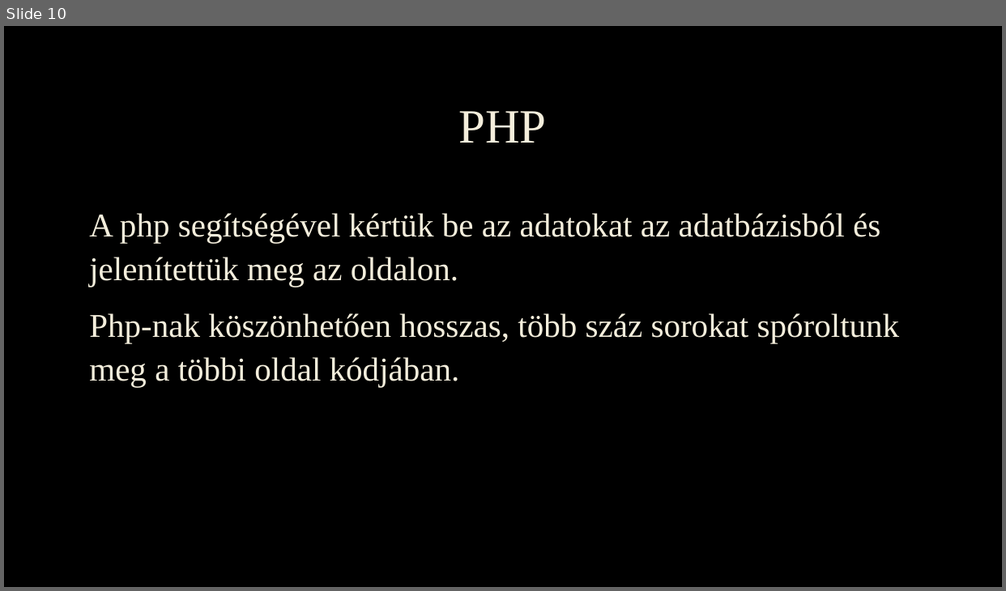
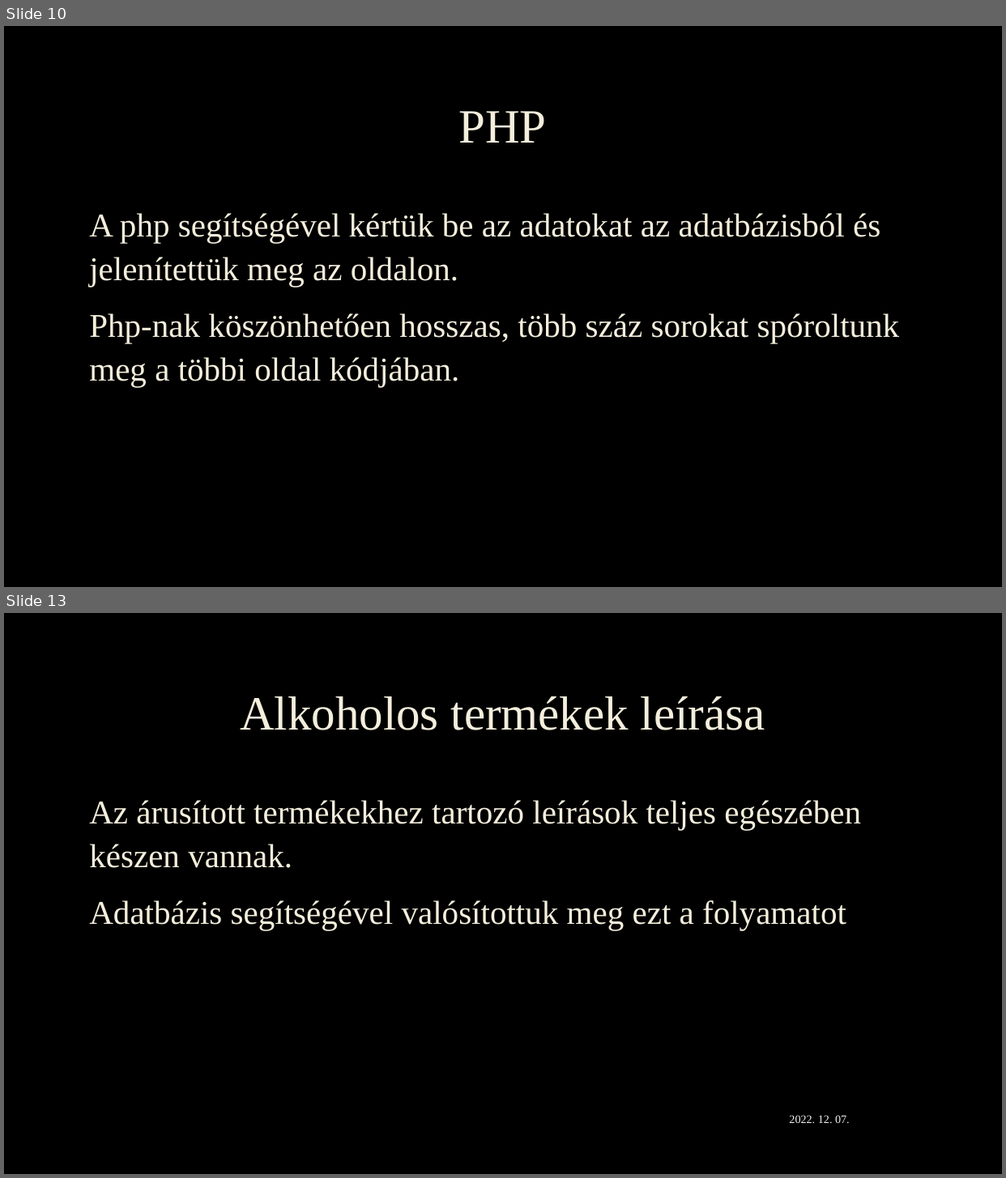
Before and after one commit to FeketeD/Berenyi-kft., a slide deck: prezi.pptx. Shown one above the other, each under a label of ours: slide 10 before the commit, slides 10 and 13 after it; the slides between them are not shown. The pictures are 1006x591 and 1006x1178 pixels, drawn with LibreOffice and Linux fonts; fonts in the diff are those of the drawing; background and template pictures are left out. Boxes give left, top, right and bottom in pixels: in the first picture for what was removed or moved away, otherwise in the second. Text is boxed around its words. In the diff, an @@ line names an element or a change of style, - is before the commit and + after.

```diff
--- a/prezi.pptx
+++ b/prezi.pptx
@@ slide 13 added at (4, 613, 1002, 1174), background picture (left out) @@
@@ title added at (240, 696, 765, 730), 46 pt, text #F4EEDC @@
+Alkoholos termékek leírása
@@ text added at (89, 800, 861, 931), 32 pt, text #F4EEDC @@
+Az árusított termékekhez tartozó leírások teljes egészében készen vannak.
+Adatbázis segítségével valósítottuk meg ezt a folyamatot
@@ text added at (789, 1115, 850, 1123), 11 pt, text #F2F2F2 @@
+2022. 12. 07.
```
Also in this commit, not shown: 4 slides changed, 2 other slides added.
